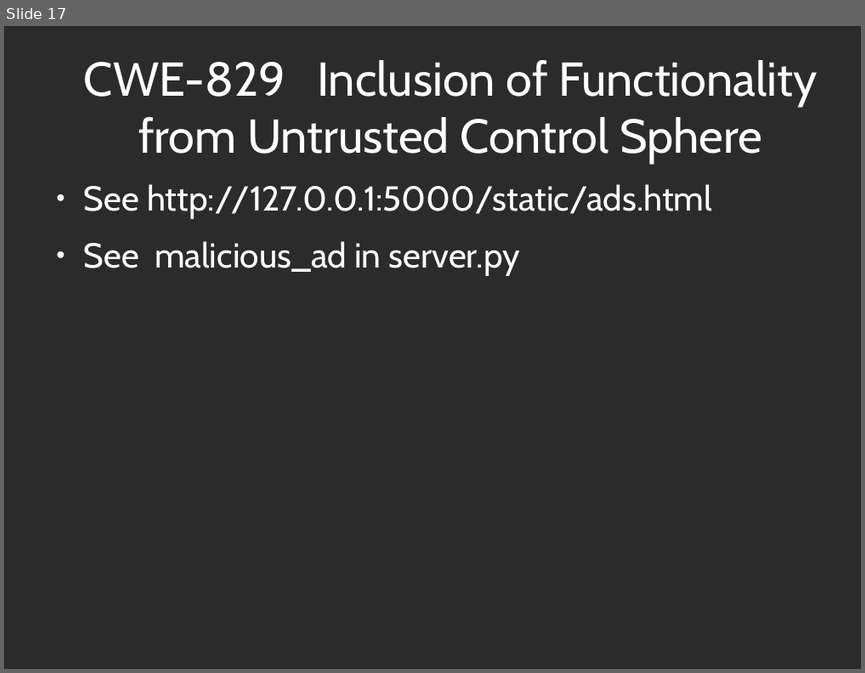
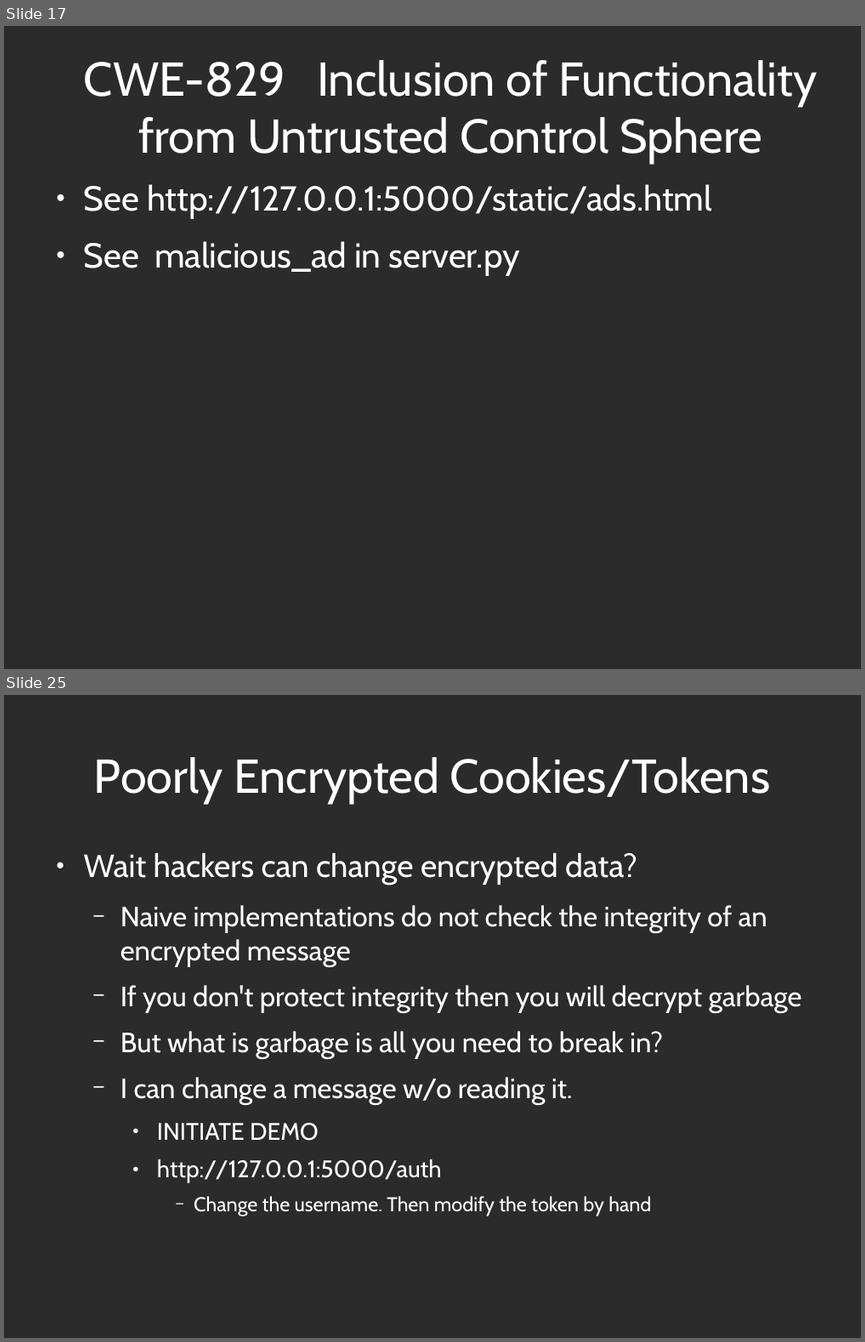
Before and after one commit to abramhindle/CMPUT404-Web-Security, a slide deck: 11-Security.odp. Shown one above the other, each under a label of ours: slide 17 before the commit, slides 17 and 25 after it; the slides between them are not shown. The pictures are 865x673 and 865x1342 pixels, drawn with LibreOffice and Linux fonts; fonts in the diff are those of the drawing; background and template pictures are left out; a plain dark background stands for a picture behind light text. Boxes give left, top, right and bottom in pixels: in the first picture for what was removed or moved away, otherwise in the second. Text is boxed around its words. In the diff, an @@ line names an element or a change of style, - is before the commit and + after.

```diff
--- a/11-Security.odp
+++ b/11-Security.odp
@@ slide 25 added at [4,695,861,1338], background picture (left out) @@
@@ title added at [94,757,770,804], 44 pt, text #FFFFFF @@
+Poorly Encrypted Cookies/Tokens
@@ text added at [84,853,802,1216], 25.9 pt, text #FFFFFF @@
+● Wait hackers can change encrypted data?
+  − Naive implementations do not check the integrity of an encrypted message
+  − If you don't protect integrity then you will decrypt garbage
+  − But what is garbage is all you need to break in?
+  − I can change a message w/o reading it.
+    ● INITIATE DEMO
+    ● http://127.0.0.1:5000/auth
+      − Change the username. Then modify the token by hand
```
Also in this commit, not shown: 15 other slides added, 5 slides removed, 4 other files.
